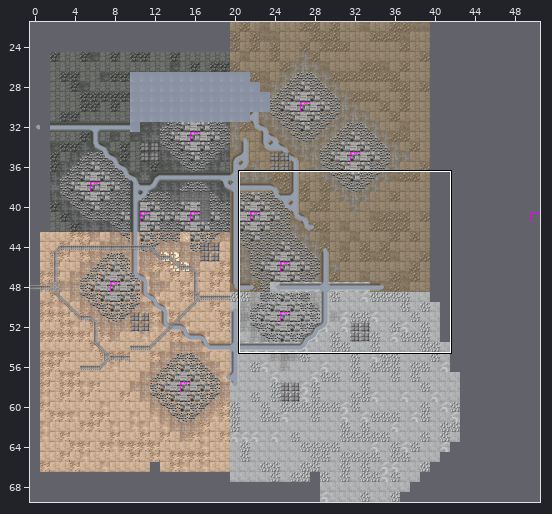
Tiled map: command/layerauto/test/layerauto_example_answer.tmx. Above, an overview of the earlier version with the close-up marked.
Close-up. Old version:
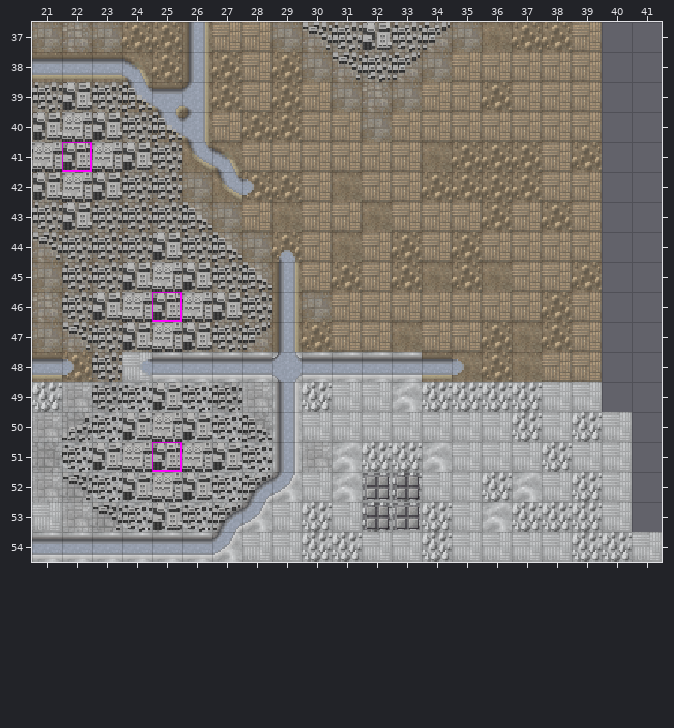
Cells are 20x20 px. Shown: x 21..41, y 37..54. The commit also changed other parts of the map, which this record leaves out.
After the commit:
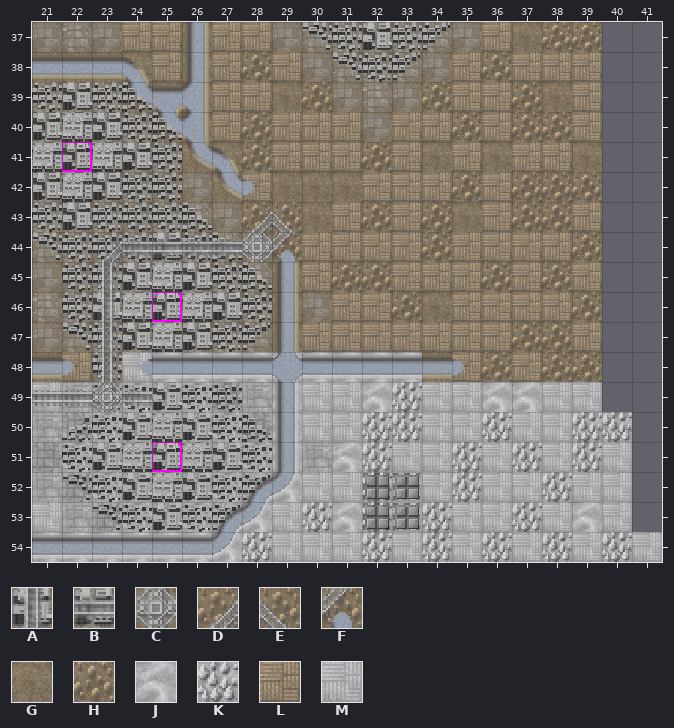
Key: from "巴巴罗萨计划(N4版)地块byXs": A 15, B 16, C 17, D 33, E 34, F 52, G 76, H 77, J 82, K 83, L 94, M 100.
_ is an empty cell.
See-through tiles are keyed as they look on the map.
From old to new:
Layer "Ground":
Tile H gives way to tile G in row 37 at x 37; in row 39 at x 29; in row 41 at x 36 and 39; in row 42 at x 29.
Tile L gives way to tile G in row 39 at x 38; in row 42 at x 30; in row 43 at x 30 and 35; in row 46 at x 34.
Tile G gives way to tile H in row 43 at x 29 and 32; in row 45 at x 36; in row 47 at x 37.
Tile L gives way to tile H in row 37 at x 39; in row 38 at x 28 and 36; in row 39 at x 30, 34 and 37; in row 40 at x 35 and 37 to 38; in row 41 at x 28 and 32; in row 42 at x 38 to 39.
Tile L gives way to tile H in row 43 at x 28, 34 and 37; in row 44 at x 34 and 39; in row 45 at x 32 and 38; in row 46 at x 33 and 39; in row 48 at x 38 to 39.
Tile K gives way to tile J in row 49 at x 36 to 37; in row 53 at x 39.
Tile M gives way to tile J in row 49 at x 32; in row 53 at x 31.
Tile J gives way to tile K in row 49 at x 33.
Tile M gives way to tile K in row 50 at x 32 to 33, 36 and 40; in row 51 at x 35, 37 and 39; in row 52 at x 32, 35 and 38; in row 54 at x 28, 32, 36 and 38.
Tile G gives way to tile L in row 37 at x 36; in row 44 at x 31; in row 45 at x 34; in row 47 at x 33; in row 48 at x 35 and 37.
Tile H gives way to tile L in row 37 at x 24 to 25; in row 38 at x 25, 27 and 29; in row 39 at x 27 and 36; in row 40 at x 29; in row 41 at x 35 and 37; in row 42 at x 28, 34 and 36.
Tile H gives way to tile L in row 43 at x 36; in row 44 at x 33 and 35; in row 45 at x 33, 35 and 39; in row 46 at x 38; in row 47 at x 30 and 36; in row 48 at x 22.
Tile J gives way to tile M in row 51 at x 34; in row 52 at x 31 and 37; in row 53 at x 36.
Tile K gives way to tile M in row 49 at x 21, 30 and 34 to 35; in row 50 at x 37; in row 51 at x 33 and 38; in row 52 at x 33, 36 and 39; in row 53 at x 38; in row 54 at x 30 to 31 and 39.
Layer "Items_railway":
The edit adds tile A in rows 45 to 48 at x 23.
The edit adds tile B in row 44 at x 24 to 27; in row 49 at x 21 to 22 and 24.
The edit adds tile C in row 44 at x 28; in row 49 at x 23.
The edit adds tile D in row 43 at x 28; in row 44 at x 23.
The edit adds tile E in row 43 at x 29.
The edit adds tile F in row 44 at x 29.
